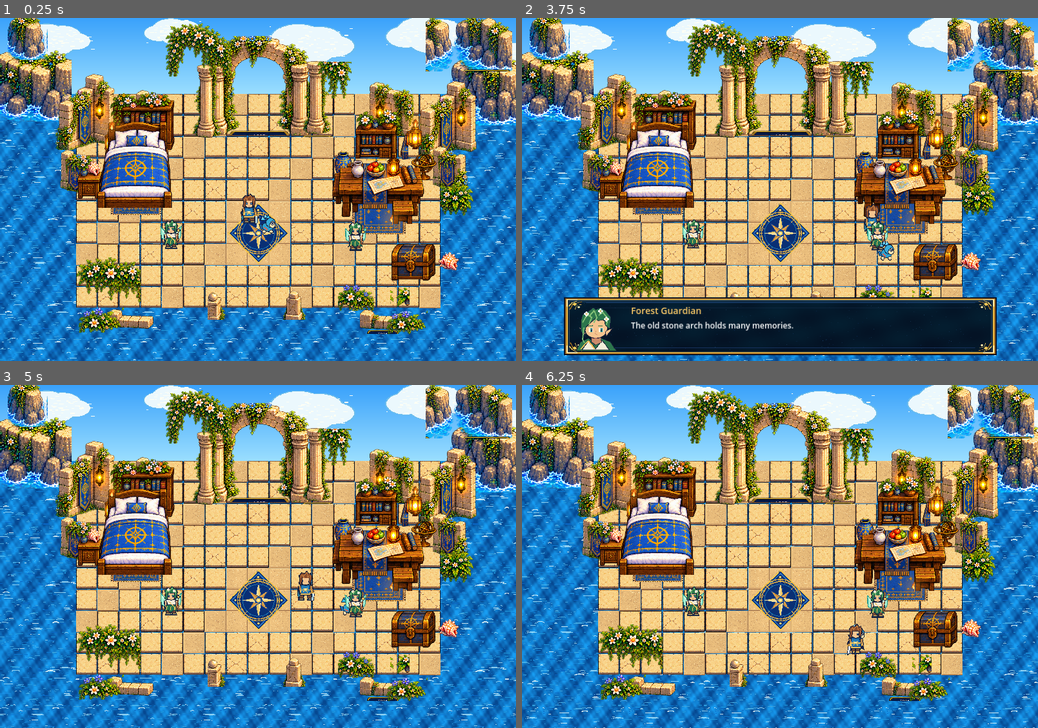
Above: before the commit, frames 1-4 (two rows, left to right).
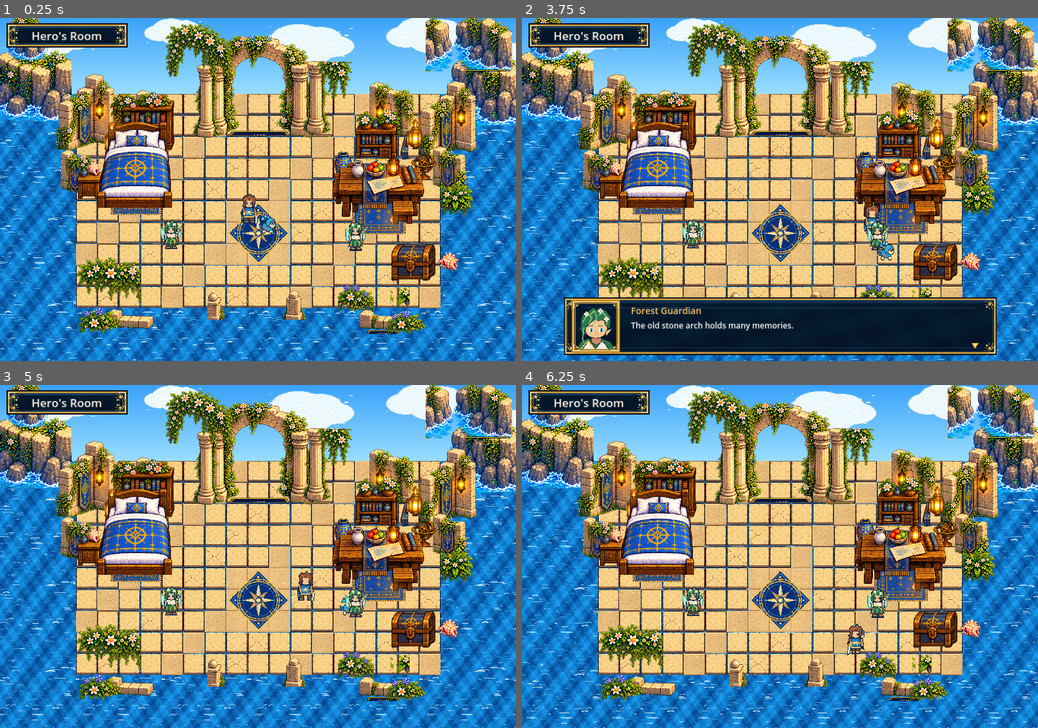
Above: after the commit, the same moments.

Repository: shero92/skl-SF
Game: Godot game, scene res://scenes/main.tscn
The game is run twice, just before and just after one commit, with the same random seed, the same clock (stepped at 60 frames per second) and the same inputs.
Inputs:
- Up to frame 1 (0.25 s): no input
- Up to frame 2 (3.75 s): tap Enter at 0.5, 1.35, 2.85 s; hold Right (ui_right) 0.53-1.28 s; tap E at 0.6, 2.1, 3.6 s; tap Space at 0.77, 1.52, 3.02 s; hold Down (ui_down) 1.28-2.03 s; hold Right (ui_right) 2.03-2.78 s; hold Up (ui_up) 2.78-3.53 s; hold Left (ui_left) from 3.53 s (still down)
- Up to frame 3 (5 s): keep holding Left (ui_left); tap Space at 3.77, 4.52 s; tap Enter at 4.35 s
- Up to frame 4 (6.25 s): release Left (ui_left) at 5.03 s; hold Down (ui_down) 5.03-5.78 s; tap E at 5.1 s; hold Right (ui_right) from 5.78 s (still down); tap Enter at 5.85 s; tap Space at 6.02 s

The runs differ from the first frame. In frame 1, 1.6% of the frame differs, in the area x 1-25%, y 1-9%; in frame 2, 3.0%, in the area x 1-92%, y 1-98%; in frame 3, 1.6%; in frame 4, 1.6%.

Commit message:
Use ornate nine-sliced JRPG dialogue and title UI with portrait frame and arrow

Diff:
--- a/scenes/dialogue_ui.gd
+++ b/scenes/dialogue_ui.gd
@@ -1,6 +1,8 @@
 extends CanvasLayer
 class_name DialogueUI
 
+## Decorative room label stays visible; conversation panel is toggled separately.
+## Native pixel-art corners are protected by NinePatchRect margins.
 var is_open: bool = false
 var speaker: String = ""
 var lines: Array = []
@@ -12,19 +14,22 @@
 
 func _ready() -> void:
     layer = 10
+    _make_room_title()
     container = Control.new()
     container.name = "DialogueContainer"
     container.set_anchors_and_offsets_preset(Control.PRESET_FULL_RECT)
     container.mouse_filter = Control.MOUSE_FILTER_IGNORE
     add_child(container)
 
-    var backing := TextureRect.new()
+    var backing := NinePatchRect.new()
     backing.name = "BlueGoldPanel"
+    backing.patch_margin_left = 35
+    backing.patch_margin_right = 35
+    backing.patch_margin_top = 34
+    backing.patch_margin_bottom = 32
     var path := "res://map_factory/parts/ui/UI001_Dialogue_Panel_Background.png"
     if ResourceLoader.exists(path):
         backing.texture = load(path) as Texture2D
-    backing.expand_mode = TextureRect.EXPAND_IGNORE_SIZE
-    backing.stretch_mode = TextureRect.STRETCH_SCALE
     backing.anchor_left = 0.08
     backing.anchor_right = 0.92
     backing.anchor_top = 1.0
@@ -49,6 +54,24 @@
     portrait.mouse_filter = Control.MOUSE_FILTER_IGNORE
     container.add_child(portrait)
 
+    var frame := TextureRect.new()
+    frame.name = "GoldPortraitFrame"
+    var frame_path := "res://map_factory/parts/ui/UI004_Dialogue_Portrait_Frame.png"
+    if ResourceLoader.exists(frame_path):
+        frame.texture = load(frame_path) as Texture2D
+    frame.anchor_left = 0.09
+    frame.anchor_right = 0.09
+    frame.anchor_top = 1.0
+    frame.anchor_bottom = 1.0
+    frame.offset_left = 8
+    frame.offset_right = 152
+    frame.offset_top = -182
+    frame.offset_bottom = -25
+    frame.expand_mode = TextureRect.EXPAND_IGNORE_SIZE
+    frame.stretch_mode = TextureRect.STRETCH_SCALE
+    frame.mouse_filter = Control.MOUSE_FILTER_IGNORE
+    container.add_child(frame)
+
     speaker_label = Label.new()
     speaker_label.anchor_left = 0.21
     speaker_label.anchor_right = 0.88
@@ -71,7 +94,56 @@
     body_label.add_theme_font_size_override("font_size", 24)
     body_label.add_theme_color_override("font_color", Color.WHITE)
     container.add_child(body_label)
+
+    var next_arrow := TextureRect.new()
+    next_arrow.name = "NextArrow"
+    var next_path := "res://map_factory/parts/ui/UI005_Dialogue_Next_Arrow.png"
+    if ResourceLoader.exists(next_path):
+        next_arrow.texture = load(next_path) as Texture2D
+    next_arrow.anchor_left = 0.86
+    next_arrow.anchor_right = 0.86
+    next_arrow.anchor_top = 1.0
+    next_arrow.anchor_bottom = 1.0
+    next_arrow.offset_left = 0
+    next_arrow.offset_right = 52
+    next_arrow.offset_top = -70
+    next_arrow.offset_bottom = -18
+    next_arrow.expand_mode = TextureRect.EXPAND_IGNORE_SIZE
+    next_arrow.stretch_mode = TextureRect.STRETCH_KEEP_ASPECT_CENTERED
+    next_arrow.mouse_filter = Control.MOUSE_FILTER_IGNORE
+    container.add_child(next_arrow)
     container.visible = false
+
+func _make_room_title() -> void:
+    var header := Control.new()
+    header.name = "RoomTitle"
+    header.position = Vector2(18, 16)
+    header.size = Vector2(360, 72)
+    header.mouse_filter = Control.MOUSE_FILTER_IGNORE
+    add_child(header)
+    var title_frame := NinePatchRect.new()
+    title_frame.set_anchors_and_offsets_preset(Control.PRESET_FULL_RECT)
+    title_frame.patch_margin_left = 36
+    title_frame.patch_margin_right = 36
+    title_frame.patch_margin_top = 20
+    title_frame.patch_margin_bottom = 20
+    var path := "res://map_factory/parts/ui/UI011_Room_Title_Panel.png"
+    if ResourceLoader.exists(path):
+        title_frame.texture = load(path) as Texture2D
+    title_frame.mouse_filter = Control.MOUSE_FILTER_IGNORE
+    header.add_child(title_frame)
+    var caption := Label.new()
+    caption.text = "Hero's Room"
+    caption.set_anchors_and_offsets_preset(Control.PRESET_FULL_RECT)
+    caption.horizontal_alignment = HORIZONTAL_ALIGNMENT_CENTER
+    caption.vertical_alignment = VERTICAL_ALIGNMENT_CENTER
+    caption.add_theme_font_size_override("font_size", 34)
+    caption.add_theme_color_override("font_color", Color("#fff8e8"))
+    caption.add_theme_color_override("font_shadow_color", Color("#07142e"))
+    caption.add_theme_constant_override("shadow_offset_x", 2)
+    caption.add_theme_constant_override("shadow_offset_y", 2)
+    caption.mouse_filter = Control.MOUSE_FILTER_IGNORE
+    header.add_child(caption)
 
 func open_dialogue(character_name: String, script_lines: Array) -> void:
     if script_lines.is_empty():
